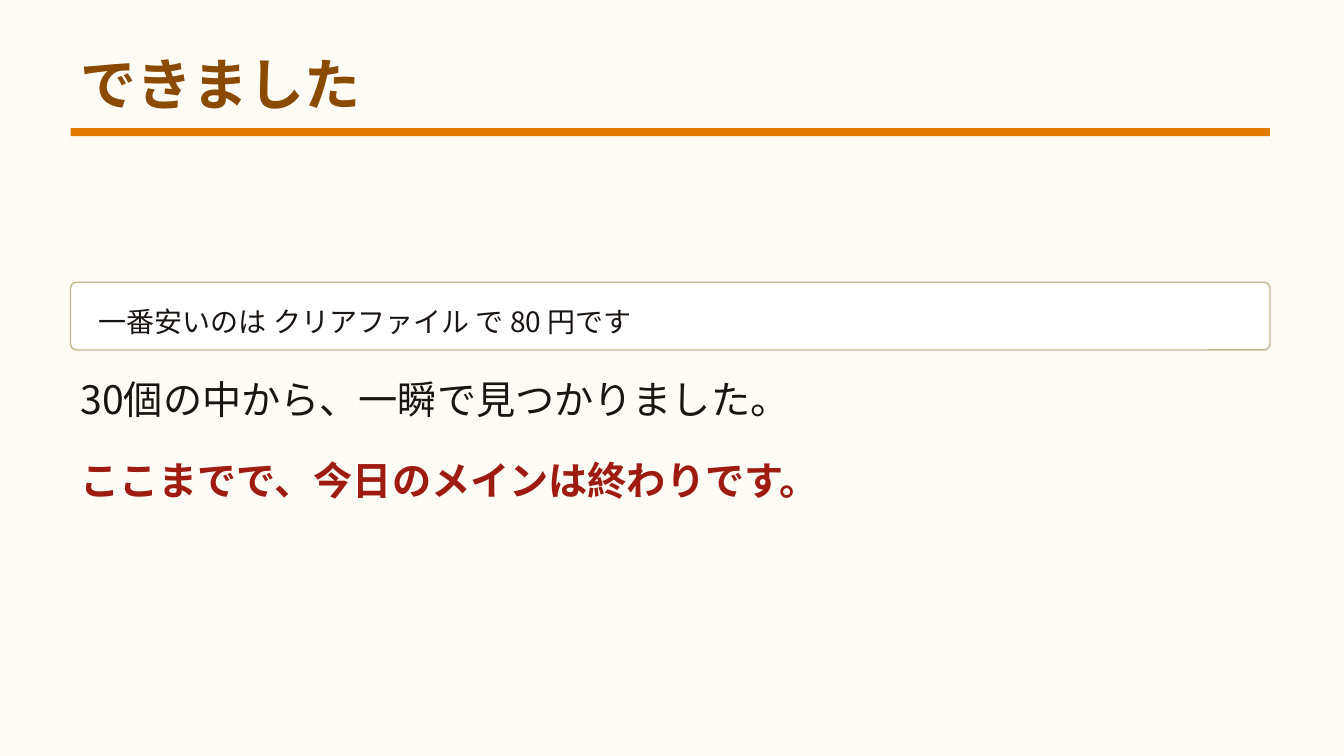
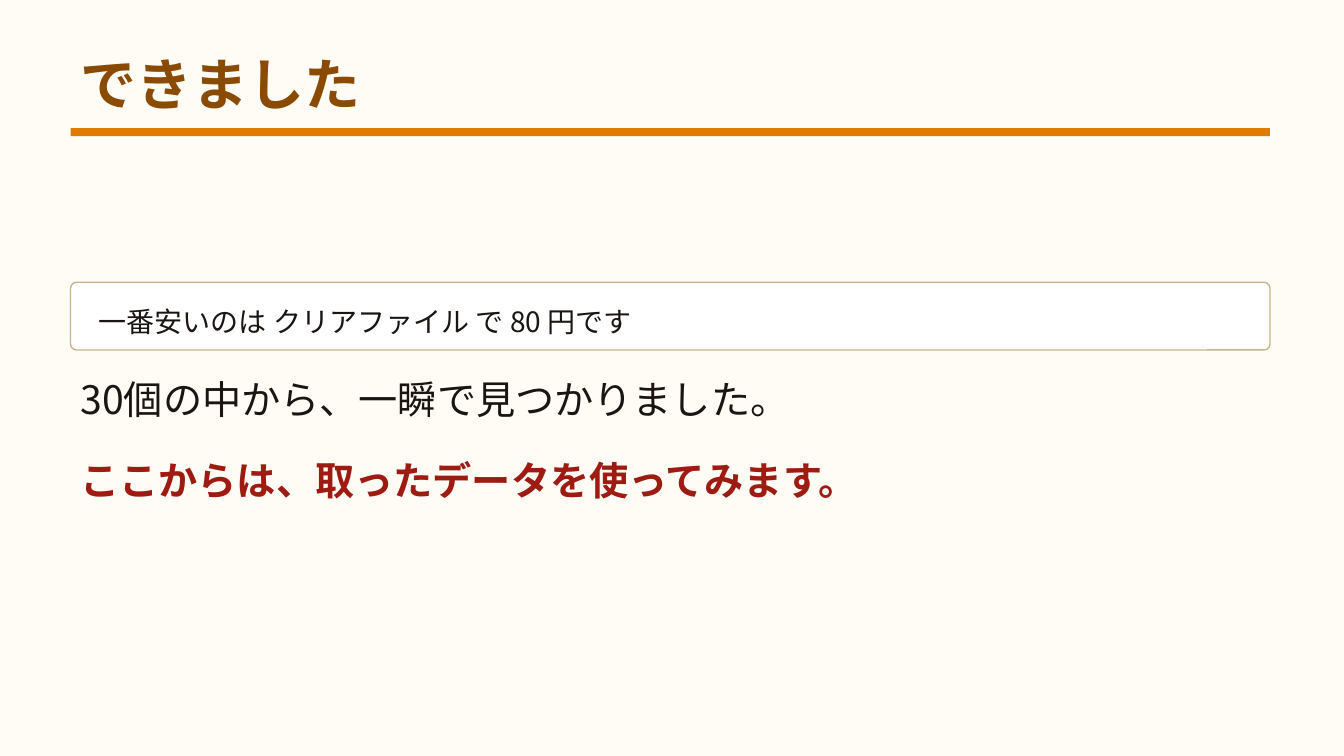
Before and after one commit to yuracode/isshop, a slide deck: slide 37 of docs/slides.pptx (slide 34 before the commit). Drawn at 1344x756 pixels with LibreOffice and Linux fonts; fonts in the diff are those of the drawing. Boxes give left, top, right and bottom in pixels: in the first picture for what was removed or moved away, otherwise in the second. Text is boxed around its words. In the diff, an @@ line names an element or a change of style, - is before the commit and + after.

```diff
--- a/docs/slides.pptx
+++ b/docs/slides.pptx
@@ text at [80,461,857,499]: text changed @@
-ここまでで、今日のメインは終わりです。
+ここからは、取ったデータを使ってみます。
```
Also in this commit, not shown: 5 other slides changed, 11 slides added, 15 other files.
